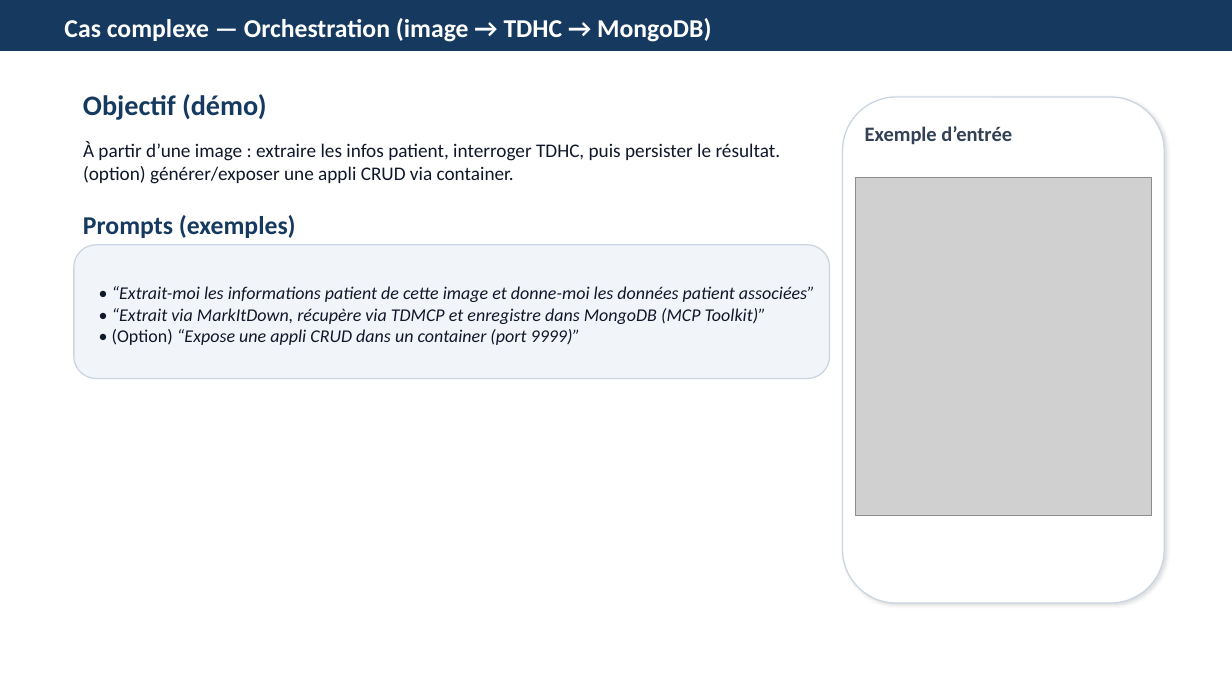
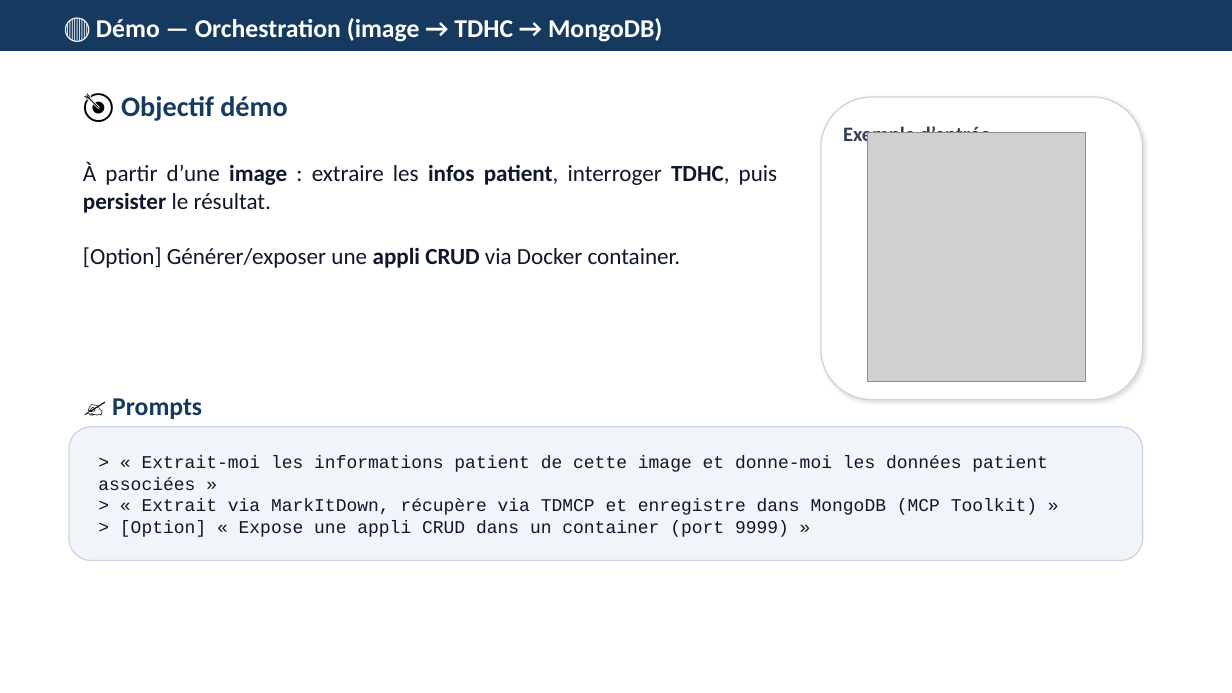
Before and after one commit to acoudene/TDMCP, a slide deck: slide 13 of TDHC/Resources/TDHC_IA_MCP_TDHC.pptx (slide 14 before the commit). Drawn at 1232x693 pixels with LibreOffice and Linux fonts; fonts in the diff are those of the drawing; grey boxes stand for pictures. Boxes give left, top, right and bottom in pixels: in the first picture for what was removed or moved away, otherwise in the second. Text is boxed around its words. In the diff, an @@ line names an element or a change of style, - is before the commit and + after.

Commit message:
Update slides

```diff
--- a/TDHC/Resources/TDHC_IA_MCP_TDHC.pptx
+++ b/TDHC/Resources/TDHC_IA_MCP_TDHC.pptx
@@ text at (96, 18, 662, 42): text changed @@
-Cas complexe — Orchestration (image → TDHC → MongoDB)
+🔴 Démo — Orchestration (image → TDHC → MongoDB)
@@ text at (121, 96, 287, 121): text changed @@
-Objectif (démo)
+🎯 Objectif démo
@@ rounded rectangle: place and size @@
-rounded rectangle at (843, 97, 1165, 604)
+rounded rectangle at (822, 97, 1143, 399)
@@ text "Exemple d’entrée" rewrapped from (865, 126, 1012, 145) to (843, 124, 991, 147) @@
@@ text "À partir d’une image : ...": place and size @@
-text "À partir d’une image : ..." at (83, 141, 781, 184)
+text "À partir d’une image : ..." at (83, 161, 778, 268)
@@ picture: place and size @@
-picture at (856, 177, 1152, 515)
+picture at (868, 132, 1086, 382)
@@ text at (83, 161, 778, 213): size 15 to 18 pt in "À partir d’une image : extraire les ..."; bold on in "image infos patient, TDHC, persister"; alignment left to justified @@
@@ text at (83, 247, 681, 268): text changed; size 15 to 18 pt @@
-(option) générer/exposer une appli CRUD via container.
+[Option] Générer/exposer une appli CRUD via Docker container.
@@ text at (83, 398, 202, 419): text changed @@
-Prompts (exemples)
+✍️ Prompts
@@ rounded rectangle: place and size @@
-rounded rectangle at (74, 245, 830, 379)
+rounded rectangle at (69, 427, 1143, 561)
@@ text at (98, 455, 1048, 537): text changed; font Calibri to Courier New; italic off @@
-• “Extrait-moi les informations patient de cette image et donne-moi les données patient associées”
-• “Extrait via MarkItDown, récupère via TDMCP et enregistre dans MongoDB (MCP Toolkit)”
-• (Option) “Expose une appli CRUD dans un container (port 9999)”
+> « Extrait-moi les informations patient de cette image et donne-moi les données patient associées »
+> « Extrait via MarkItDown, récupère via TDMCP et enregistre dans MongoDB (MCP Toolkit) »
+> [Option] « Expose une appli CRUD dans un container (port 9999) »
```
Also in this commit, not shown: 15 other slides changed, 1 slide removed.
